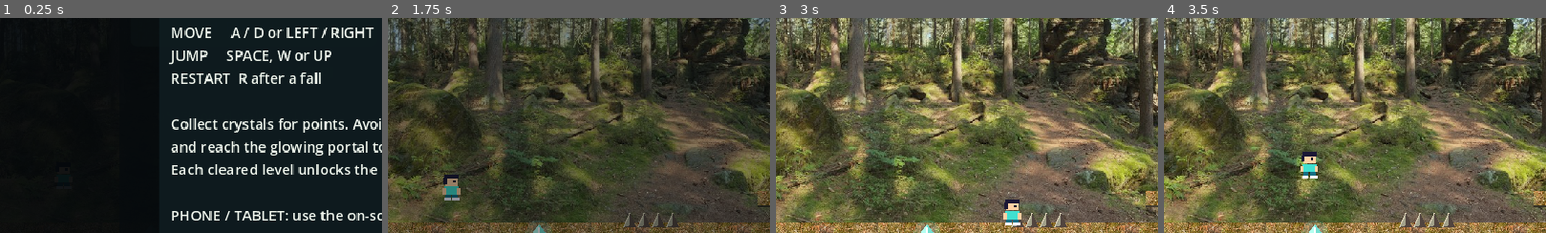
Above: before the commit, frames 1-4 (left to right).
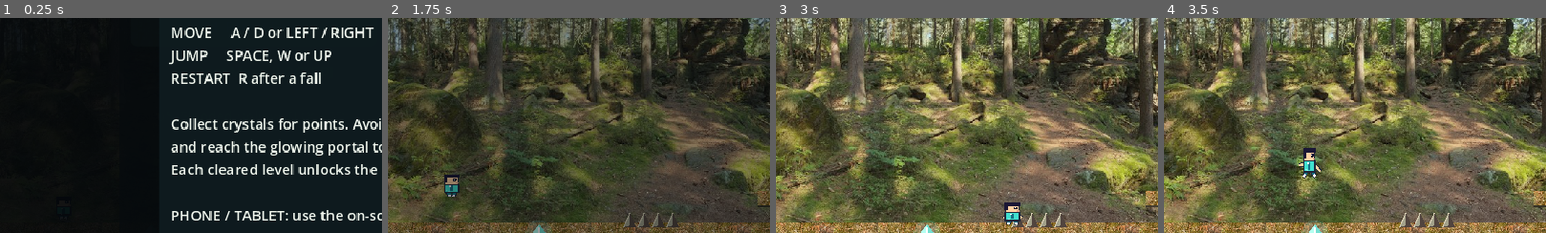
Above: after the commit, the same moments.

Repository: gggevego15-ui/FastWOken
Game: Godot game, scene res://scenes/main.tscn
Two runs of this game, one before a commit and one after it. Both use one fixed random seed, a clock stepped at 60 frames per second and the inputs below.
Inputs:
- Up to frame 1 (0.25 s): no input
- Up to frame 2 (1.75 s): click "LET'S GO!" at 0.5 s; click "01 Forest Entry" at 1.25 s
- Up to frame 3 (3 s): hold D (move_right) from 2.03 s (still down); tap Space (jump) at 2.1, 2.27, 2.57 s; tap ] (level_next) at 2.85 s
- Up to frame 4 (3.5 s): keep holding D (move_right); tap Space (jump) at 3.02, 3.05, 3.32 s
The pictures show only the part of the screen within x 0-50%, y 26-76%; the shares and areas given below are measured in that part.

The runs differ from the first frame. In frame 2, 0.3% of the frame differs, in the area x 14-19%, y 72-85%; in frame 3, 0.3%; in frame 4, 0.4%, in the area x 35-42%, y 60-75%.

Commit message:
Add animated run jump fall landing and death poses

Diff:
--- a/scripts/player.gd
+++ b/scripts/player.gd
@@ -5,21 +5,43 @@
 const FRICTION := 1900.0
 const JUMP_VELOCITY := -445.0
 const GRAVITY := 1200.0
+const LANDING_DURATION := 0.16
+const DEATH_DURATION := 0.42
 
 var facing := 1
 var spawn_position := Vector2(80, 350)
 var controls_locked := false
 
+var animation_time := 0.0
+var run_phase := 0.0
+var landing_time := 0.0
+var was_on_floor := false
+var is_dying := false
+var death_time := 0.0
+
 func _ready() -> void:
 	add_to_group("player")
 	position = spawn_position
+	was_on_floor = is_on_floor()
 	queue_redraw()
 
 func _physics_process(delta: float) -> void:
-	if controls_locked:
-		velocity = Vector2.ZERO
+	animation_time += delta
+
+	if is_dying:
+		death_time += delta
+		queue_redraw()
 		return
 
+	if controls_locked:
+		velocity.x = move_toward(velocity.x, 0.0, FRICTION * delta)
+		if not is_on_floor():
+			velocity.y += GRAVITY * delta
+			move_and_slide()
+		queue_redraw()
+		return
+
+	var on_floor_before_move := is_on_floor()
 	var direction := Input.get_axis("move_left", "move_right")
 	if direction != 0.0:
 		facing = 1 if direction > 0.0 else -1
@@ -27,36 +49,129 @@
 	else:
 		velocity.x = move_toward(velocity.x, 0.0, FRICTION * delta)
 
-	if not is_on_floor():
+	if not on_floor_before_move:
 		velocity.y += GRAVITY * delta
 	elif velocity.y > 0.0:
 		velocity.y = 0.0
 
-	if Input.is_action_just_pressed("jump") and is_on_floor():
+	if Input.is_action_just_pressed("jump") and on_floor_before_move:
 		velocity.y = JUMP_VELOCITY
 
 	move_and_slide()
+	var on_floor_after_move := is_on_floor()
+	if not on_floor_before_move and on_floor_after_move and velocity.y >= 0.0:
+		landing_time = LANDING_DURATION
+	if landing_time > 0.0:
+		landing_time = maxf(0.0, landing_time - delta)
+
+	if on_floor_after_move and absf(velocity.x) > 18.0:
+		run_phase += delta * (8.0 + 8.0 * absf(velocity.x) / RUN_SPEED)
+	else:
+		run_phase = move_toward(run_phase, roundf(run_phase / TAU) * TAU, delta * 5.0)
+
+	was_on_floor = on_floor_after_move
+	queue_redraw()
+
+func play_death_animation() -> void:
+	if is_dying:
+		return
+	is_dying = true
+	controls_locked = true
+	death_time = 0.0
+	velocity = Vector2.ZERO
 	queue_redraw()
 
 func reset_to_spawn() -> void:
 	global_position = spawn_position
 	velocity = Vector2.ZERO
+	rotation = 0.0
+	modulate = Color.WHITE
+	is_dying = false
+	death_time = 0.0
+	landing_time = 0.0
+	controls_locked = false
+	queue_redraw()
 
 func _draw() -> void:
-	# Tiny, crisp pixel hero drawn from integer-aligned rectangles.
 	var skin := Color("#ffd1a3")
 	var hair := Color("#1b1735")
 	var coat := Color("#40e0d0")
-	var shade := Color("#176e83")
+	var coat_shadow := Color("#176e83")
 	var boot := Color("#f7f3ff")
-	draw_rect(Rect2(-8, -27, 16, 12), skin)
-	draw_rect(Rect2(-9, -29, 18, 5), hair)
-	draw_rect(Rect2(-10, -25, 4, 8), hair)
-	draw_rect(Rect2(2, -22, 3, 3), Color("#12152d") if facing == 1 else Color("#f7f3ff"))
-	draw_rect(Rect2(-9, -14, 18, 10), coat)
-	draw_rect(Rect2(-11, -12, 4, 8), skin)
-	draw_rect(Rect2(7, -12, 4, 8), skin)
-	draw_rect(Rect2(-8, -4, 7, 4), shade)
-	draw_rect(Rect2(1, -4, 7, 4), shade)
-	draw_rect(Rect2(-9, 0, 8, 4), boot)
-	draw_rect(Rect2(1, 0, 9, 4), boot)
+	var outline := Color("#20283b")
+
+	var body_offset := 0.0
+	var body_scale := Vector2.ONE
+	var head_tilt := 0.0
+	var arm_swing := 0.0
+	var leg_swing := 0.0
+
+	if is_dying:
+		var death_progress := clampf(death_time / DEATH_DURATION, 0.0, 1.0)
+		body_offset = 4.0 * sin(death_progress * PI)
+		body_scale = Vector2(1.0 + 0.2 * death_progress, maxf(0.2, 1.0 - 0.72 * death_progress))
+		head_tilt = facing * death_progress * 0.45
+	elif landing_time > 0.0:
+		var land_progress := landing_time / LANDING_DURATION
+		body_scale = Vector2(1.0 + 0.22 * sin(land_progress * PI), 1.0 - 0.28 * sin(land_progress * PI))
+		body_offset = 2.0 * sin(land_progress * PI)
+	elif not is_on_floor():
+		if velocity.y < -60.0:
+			body_scale = Vector2(0.88, 1.14)
+			arm_swing = -0.8
+			leg_swing = -0.38
+		else:
+			body_scale = Vector2(1.08, 0.88)
+			arm_swing = 0.95
+			leg_swing = 0.3
+	else:
+		var movement := clampf(absf(velocity.x) / RUN_SPEED, 0.0, 1.0)
+		body_offset = absf(sin(run_phase * 2.0)) * 2.2 * movement
+		arm_swing = sin(run_phase) * 0.72 * movement
+		leg_swing = sin(run_phase) * 0.88 * movement
+		if movement < 0.05:
+			body_offset = sin(animation_time * 2.3) * 0.45
+
+	# Draw in the same compact pixel-art style, but animate the silhouette and limbs.
+	draw_set_transform(Vector2(0, body_offset), head_tilt, body_scale)
+
+	# Rear arm and legs are drawn first so the torso overlaps their joints.
+	var rear_arm_end := Vector2(-facing * 10.0 + arm_swing * 6.0, -7.0 + arm_swing * 5.0)
+	var front_arm_end := Vector2(facing * 11.0 - arm_swing * 6.0, -8.0 - arm_swing * 5.0)
+	draw_line(Vector2(-6, -12), rear_arm_end, outline, 5.0, false)
+	draw_line(Vector2(-6, -12), rear_arm_end, skin, 3.0, false)
+	draw_line(Vector2(6, -12), front_arm_end, outline, 5.0, false)
+	draw_line(Vector2(6, -12), front_arm_end, skin, 3.0, false)
+
+	var left_knee := Vector2(-4.0 + leg_swing * 5.0, -1.0)
+	var right_knee := Vector2(4.0 - leg_swing * 5.0, -1.0)
+	var left_foot := Vector2(-5.0 + leg_swing * 9.0, 2.0)
+	var right_foot := Vector2(5.0 - leg_swing * 9.0, 2.0)
+	draw_line(Vector2(-4, -5), left_knee, outline, 6.0, false)
+	draw_line(Vector2(4, -5), right_knee, outline, 6.0, false)
+	draw_line(Vector2(-4, -5), left_knee, coat_shadow, 4.0, false)
+	draw_line(Vector2(4, -5), right_knee, coat_shadow, 4.0, false)
+	draw_line(left_knee, left_foot, outline, 5.0, false)
+	draw_line(right_knee, right_foot, outline, 5.0, false)
+	draw_line(left_knee, left_foot, boot, 3.0, false)
+	draw_line(right_knee, right_foot, boot, 3.0, false)
+
+	# Jacket, collar and tiny folds.
+	draw_rect(Rect2(-9, -16, 18, 13), outline)
+	draw_rect(Rect2(-7, -15, 14, 10), coat)
+	draw_rect(Rect2(-2, -14, 3, 8), coat_shadow)
+	draw_line(Vector2(-6, -7), Vector2(-2, -5), Color("#8cf4e7"), 1.0, false)
+	draw_rect(Rect2(-3, -14, 2, 2), Color("#f7f3ff"))
+
+	# Head and hair.
+	draw_rect(Rect2(-8, -29, 16, 14), outline)
+	draw_rect(Rect2(-7, -28, 14, 12), skin)
+	draw_rect(Rect2(-9, -30, 18, 5), hair)
+	draw_rect(Rect2(-9, -27, 4, 8), hair)
+	draw_rect(Rect2(2, -24, 4, 3), hair)
+	var eye_x := 2.0 if facing == 1 else -5.0
+	draw_rect(Rect2(eye_x, -23, 3, 3), Color("#12152d"))
+	draw_rect(Rect2(eye_x + (1.0 if facing == 1 else 0.0), -23, 1, 1), Color.WHITE)
+	draw_rect(Rect2(5 if facing == 1 else -8, -19, 3, 2), Color("#e7a28b"))
+
+	draw_set_transform(Vector2.ZERO, 0.0, Vector2.ONE)
